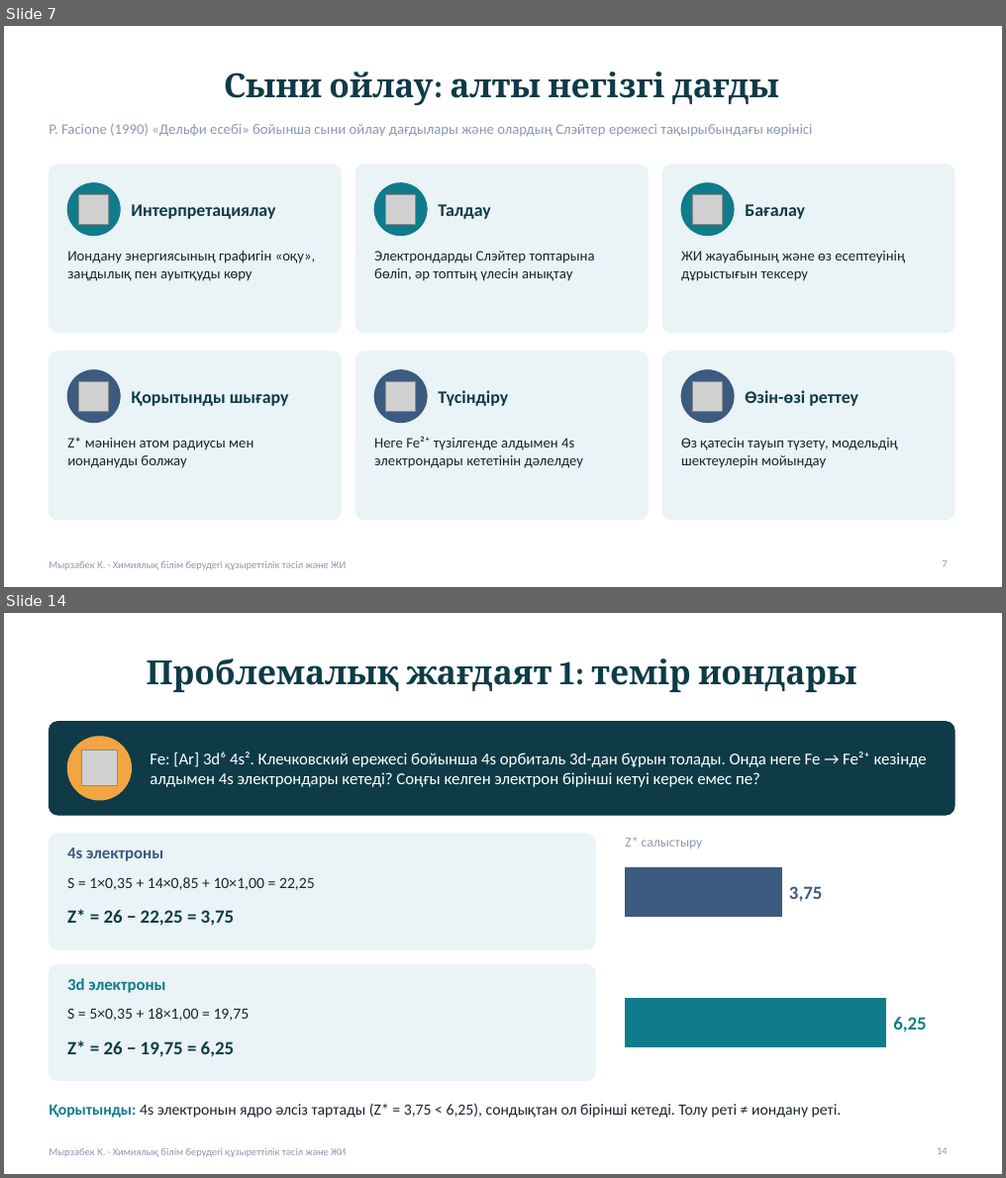
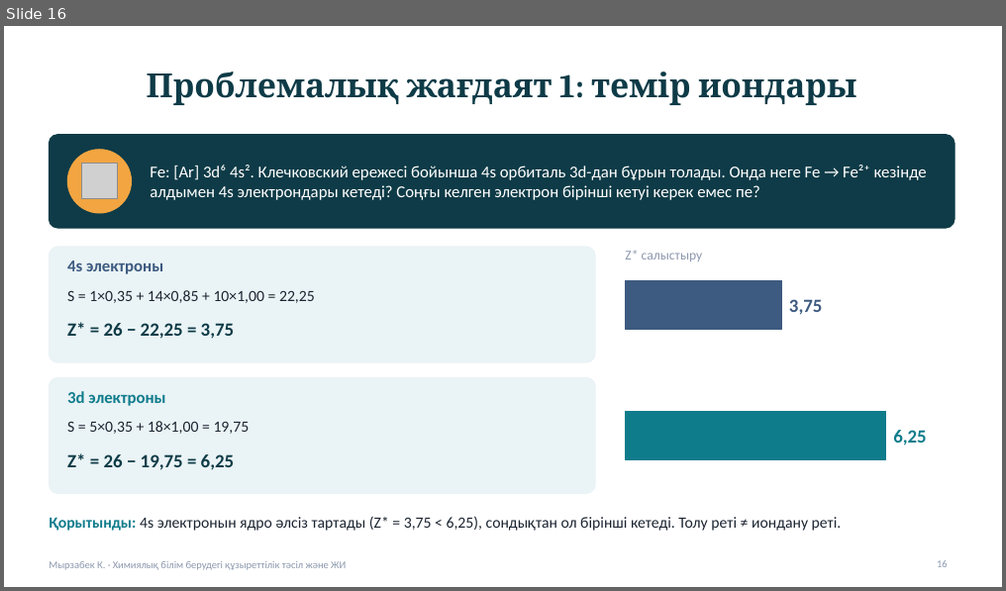
Before and after one commit to kamilamyrzabek6-hash/-, a slide deck: presentation/Slater_Kuzyrettilik_ZhI_Myrzabek.pptx. Shown one above the other, each under a label of ours: slides 7 and 14 before the commit, slide 16 after it; the slides between them are not shown. The pictures are 1006x1178 and 1006x591 pixels, drawn with LibreOffice and Linux fonts; fonts in the diff are those of the drawing; grey boxes stand for pictures. Boxes give left, top, right and bottom in pixels: in the first picture for what was removed or moved away, otherwise in the second. Text is boxed around its words. In the diff, an @@ line names an element or a change of style, - is before the commit and + after.

```diff
--- a/presentation/Slater_Kuzyrettilik_ZhI_Myrzabek.pptx
+++ b/presentation/Slater_Kuzyrettilik_ZhI_Myrzabek.pptx
@@ slide 7 removed at (4, 26, 1002, 587), background #FFFFFF; not listed: 1 template element that a slide beside it also shows @@
@@ title removed at (224, 72, 779, 105) @@
-Сыни ойлау: алты негізгі дағды
@@ text removed at (49, 123, 812, 137) @@
-P. Facione (1990) «Дельфи есебі» бойынша сыни ойлау дағдылары және олардың Слэйтер ережесі тақырыбындағы көрінісі
@@ rounded rectangle removed at (49, 165, 341, 333) @@
@@ rounded rectangle removed at (355, 165, 648, 333) @@
@@ rounded rectangle removed at (662, 165, 954, 333) @@
@@ ellipse removed at (67, 183, 120, 236) @@
@@ picture removed at (79, 194, 108, 224) @@
@@ ellipse removed at (374, 183, 427, 236) @@
@@ picture removed at (386, 194, 415, 224) @@
@@ ellipse removed at (681, 183, 734, 236) @@
@@ picture removed at (693, 194, 722, 224) @@
@@ text removed at (131, 204, 275, 219) @@
-Интерпретациялау
@@ text removed at (438, 204, 490, 219) @@
-Талдау
@@ text removed at (745, 204, 805, 219) @@
-Бағалау
@@ text removed at (67, 251, 315, 281) @@
-Иондану энергиясының графигін «оқу», заңдылық пен ауытқуды көру
@@ text removed at (374, 251, 595, 281) @@
-Электрондарды Слэйтер топтарына бөліп, әр топтың үлесін анықтау
@@ text removed at (681, 251, 905, 281) @@
-ЖИ жауабының және өз есептеуінің дұрыстығын тексеру
@@ rounded rectangle removed at (49, 352, 341, 520) @@
@@ rounded rectangle removed at (355, 352, 648, 520) @@
@@ rounded rectangle removed at (662, 352, 954, 520) @@
@@ ellipse removed at (67, 371, 120, 423) @@
@@ picture removed at (79, 381, 108, 411) @@
@@ ellipse removed at (374, 371, 427, 423) @@
@@ picture removed at (386, 381, 415, 411) @@
@@ ellipse removed at (681, 371, 734, 423) @@
@@ picture removed at (693, 381, 722, 411) @@
@@ text removed at (131, 391, 289, 406) @@
-Қорытынды шығару
@@ text removed at (438, 390, 508, 406) @@
-Түсіндіру
@@ text removed at (745, 390, 858, 406) @@
-Өзін-өзі реттеу
@@ text removed at (67, 437, 253, 469) @@
-Z* мәнінен атом радиусы мен иондануды болжау
@@ text removed at (374, 436, 583, 469) @@
-Неге Fe²⁺ түзілгенде алдымен 4s электрондары кететінін дәлелдеу
@@ text removed at (681, 438, 898, 469) @@
-Өз қатесін тауып түзету, модельдің шектеулерін мойындау
@@ page number removed at (942, 561, 946, 568) @@
-7
@@ what was slide 14 is now slide 16 @@
@@ page number at (937, 561, 947, 568): text changed @@
-14
+16
```
Also in this commit, not shown: 8 slides changed, 10 slides added, 9 other slides removed, 1 other file.
